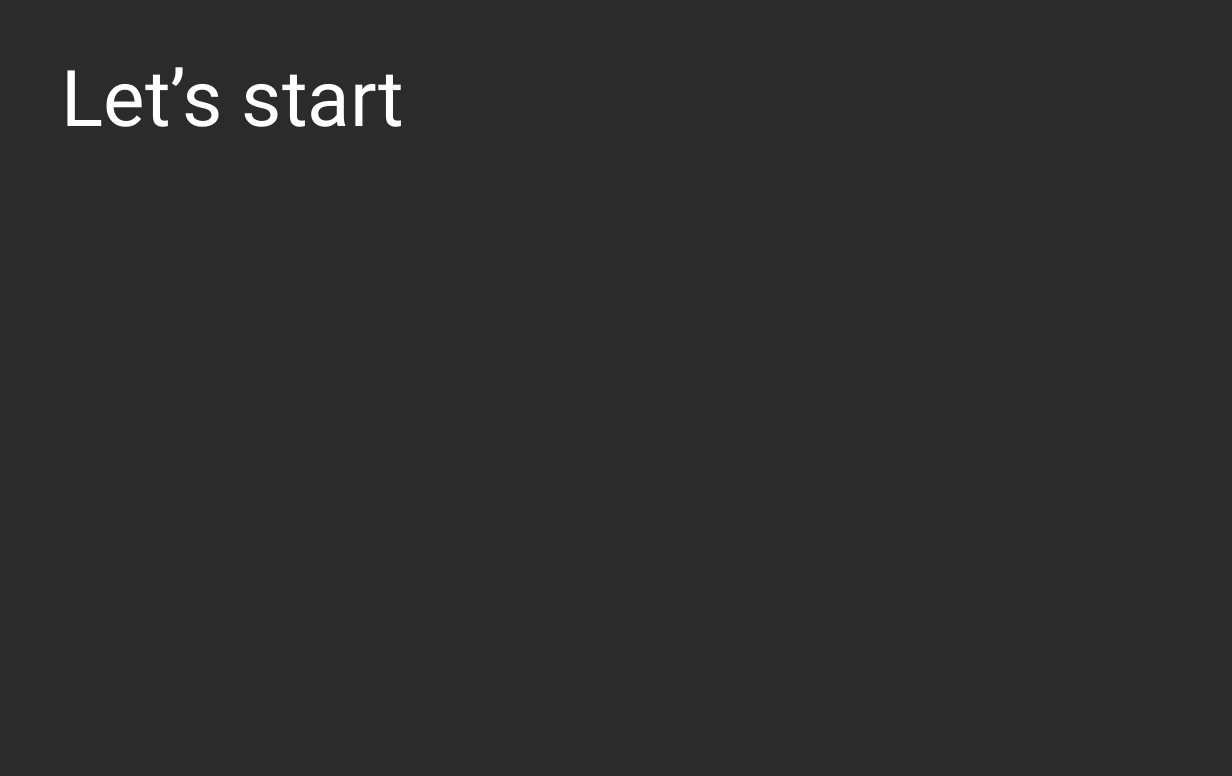
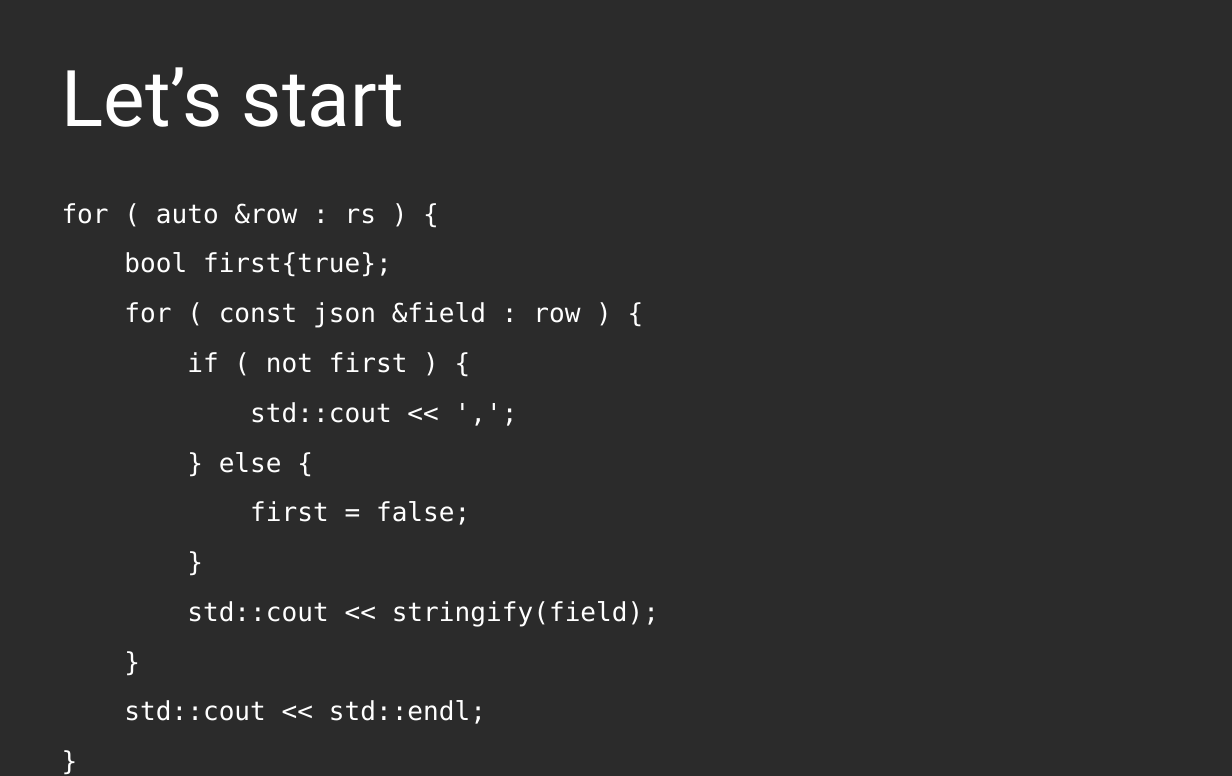
Before and after one commit to KayEss/cpp-designing4performance, a slide deck: slide 8 of slides/Designing APIs For Performance.odp. Drawn at 1232x776 pixels with LibreOffice and Linux fonts; fonts in the diff are those of the drawing; background and template pictures are left out; a plain dark background stands for a picture behind light text. Boxes give left, top, right and bottom in pixels: in the first picture for what was removed or moved away, otherwise in the second. Text is boxed around its words. In the diff, an @@ line names an element or a change of style, - is before the commit and + after.

Commit message:
Add in main part of code for first example we run.

```diff
--- a/slides/Designing APIs For Performance.odp
+++ b/slides/Designing APIs For Performance.odp
@@ text added at bbox=[62, 203, 659, 724], 20 pt, text #FFFFFF @@
+for ( auto &row : rs ) {
+bool first{true};
+for ( const json &field : row ) {
+if ( not first ) {
+std::cout << ',';
+} else {
+first = false;
+}
+std::cout << stringify(field);
+}
+std::cout << std::endl;
+}
```
Also in this commit, not shown: 2 other slides changed, 2 other files.
